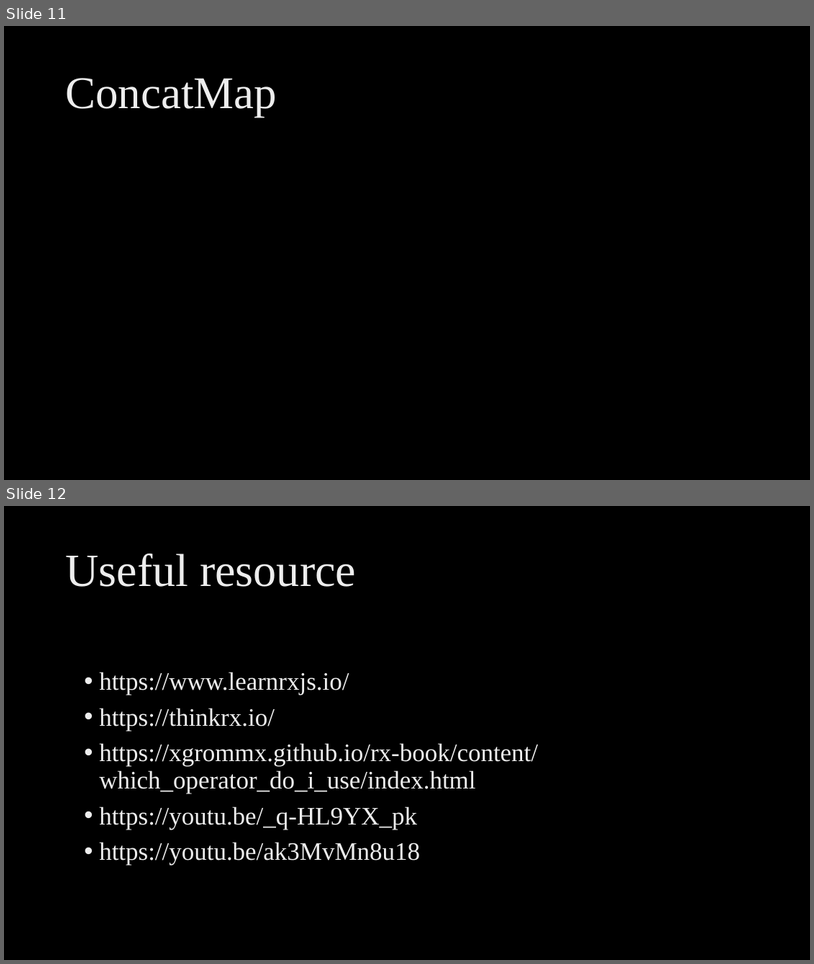
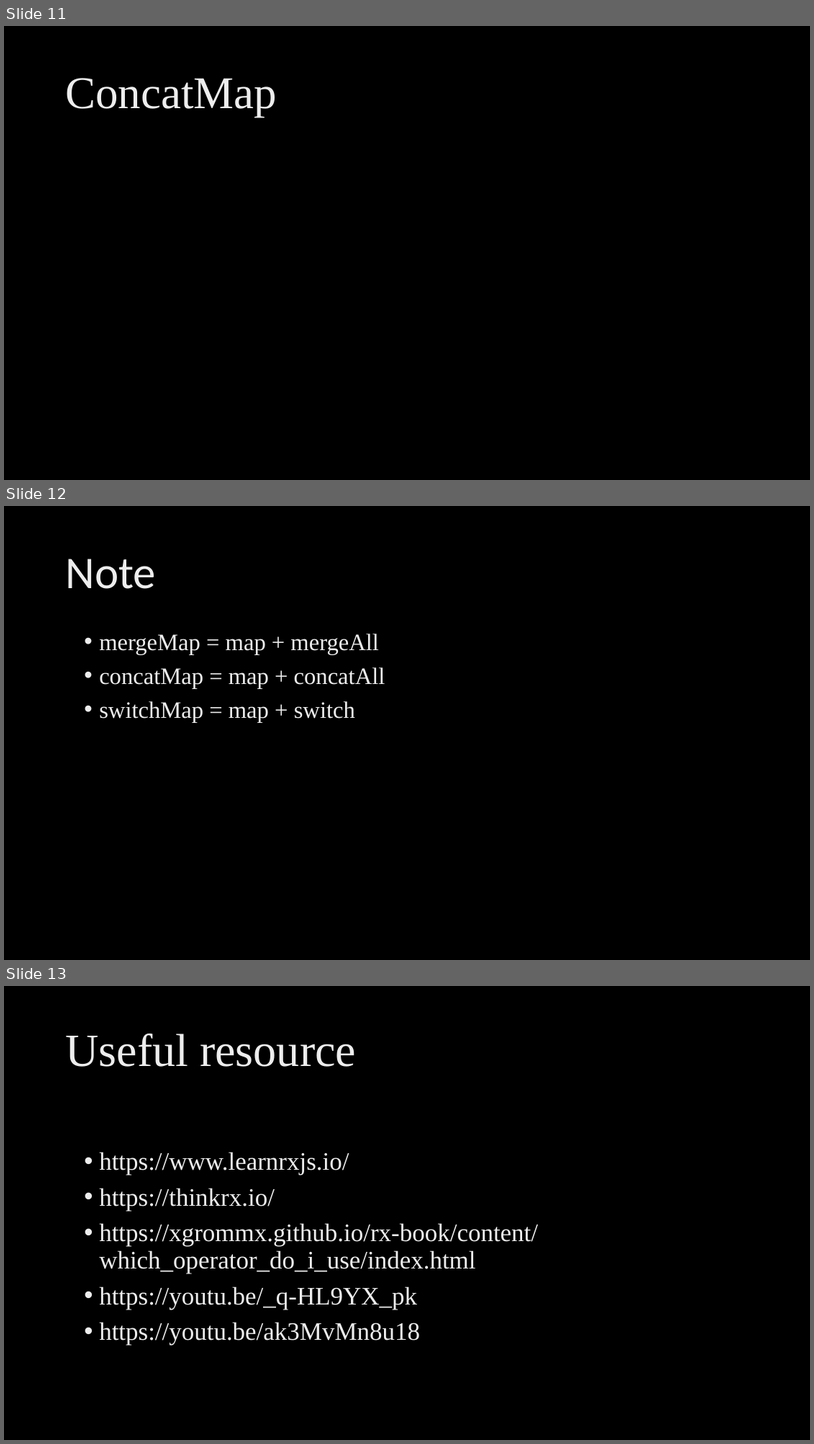
Before and after one commit to ngohungphuc/Presentation, a slide deck: RXJS Make it easy/RXJS Make it easy.pptx. Shown one above the other, each under a label of ours: slides 11 and 12 before the commit, slides 11, 12 and 13 after it. The pictures are 814x964 and 814x1444 pixels, drawn with LibreOffice and Linux fonts; fonts in the diff are those of the drawing; background and template pictures are left out. Boxes give left, top, right and bottom in pixels: in the first picture for what was removed or moved away, otherwise in the second. Text is boxed around its words. In the diff, an @@ line names an element or a change of style, - is before the commit and + after.

```diff
--- a/RXJS Make it easy/RXJS Make it easy.pptx
+++ b/RXJS Make it easy/RXJS Make it easy.pptx
@@ slide 12 added at (4,506,810,960), background picture (left out) @@
@@ title added at (65,559,156,589), 54 pt, text gradient #BFBFBF to #EDEDED to #FFFFFF @@
+Note
@@ text added at (99,633,386,722), 28 pt, text gradient #BFBFBF to #EDEDED to #FFFFFF @@
+• mergeMap = map + mergeAll
+• concatMap = map + concatAll
+• switchMap = map + switch
@@ what was slide 12 is now slide 13 @@
```
Also in this commit, not shown: 2 slides changed, 1 other slide added, 1 slide removed, 1 other file.
